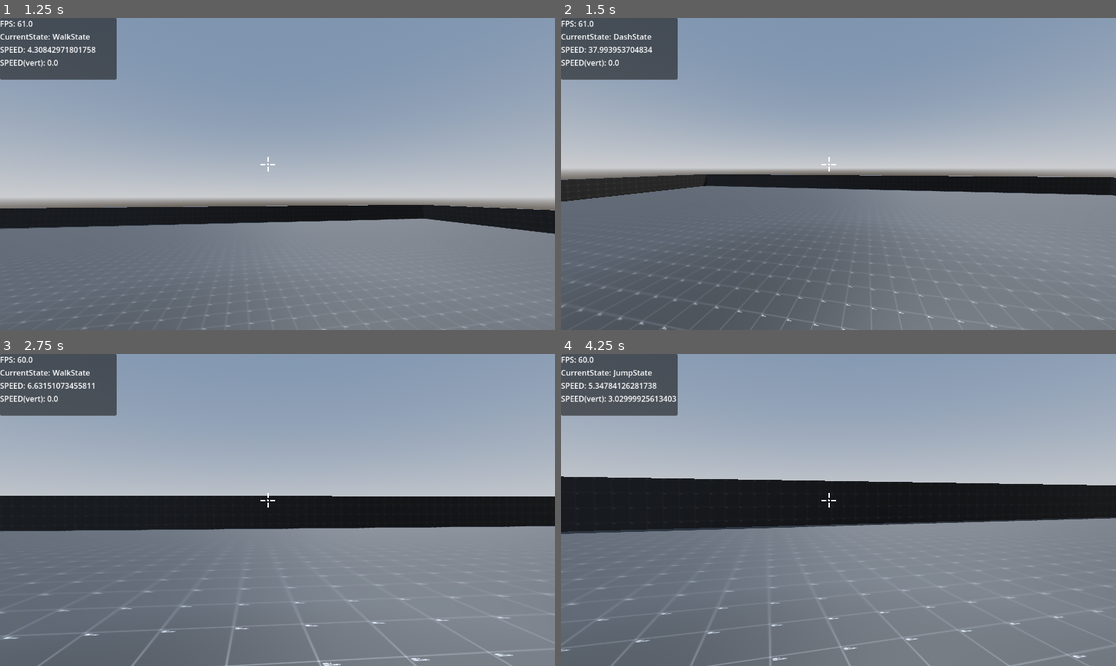
Above: before the commit, frames 1-4 (two rows, left to right).
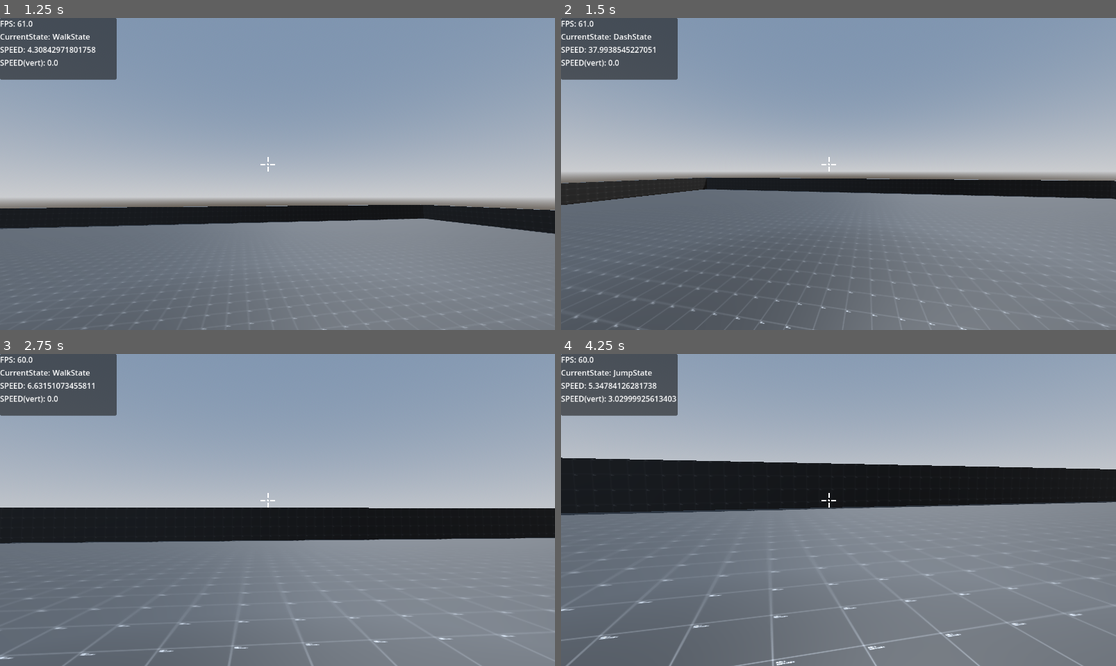
Above: after the commit, the same moments.

Repository: indieAYUSH/Godot-4.X-FPS-CONTROLLER-WITH-STATE-MACHINE-AND-INTERACTION-SYSTEM
Game: Godot game, scene res://Demo/prototyping_demo.tscn
Same seed, same stepped clock (60 frames per second), same inputs: the game is played once before the commit and once after it.
Inputs (mouse positions are in pixels of both pictures, inside the frame that each line leads up to):
- Up to frame 1 (1.25 s): move the mouse to (305, 174) at 0.52 s; hold W (forward) from 0.53 s (still down); tap Space (jump) at 0.6, 0.77, 1.07 s
- Up to frame 2 (1.5 s): keep holding W (forward); move the mouse to (810, 174) at 1.27 s; tap X (Dash) at 1.35 s
- Up to frame 3 (2.75 s): keep holding W (forward); tap Space (jump) at 1.52, 1.55, 1.82, 2.3 s; move the mouse to (288, 503) at 2.02 s; tap S (baackward) at 2.1 s
- Up to frame 4 (4.25 s): keep holding W (forward); move the mouse to (832, 516) at 2.77 s; tap C (crouch) at 2.85 s; tap Space (jump) at 3.02, 3.05, 3.32, 3.77, 3.8, 4.07 s; move the mouse to (877, 513) at 3.52 s; hold E (interact) from 3.53 s (still down)

Frame 1 is identical in both runs. In frame 2, 5.2% of the frame differs, in the area x 0-100%, y 9-100%; in frame 3, 9.0%; in frame 4, 13%, in the area x 0-100%, y 33-100%.

Commit message:
BUG FIXES AND jump sand land animation addition

Diff:
--- a/(-fsm)--fpp-controller-v2/player/scene/player.tscn
+++ b/(-fsm)--fpp-controller-v2/player/scene/player.tscn
@@ -54,6 +54,30 @@
 "update": 0,
 "values": [Vector3(0, -0.0815711, 0)]
 }
+tracks/2/type = "value"
+tracks/2/imported = false
+tracks/2/enabled = true
+tracks/2/path = NodePath("head/CameraControllerComponent/CameraJuice/rot_pivot/Camera3D:rotation")
+tracks/2/interp = 1
+tracks/2/loop_wrap = true
+tracks/2/keys = {
+"times": PackedFloat32Array(0),
+"transitions": PackedFloat32Array(1),
+"update": 0,
+"values": [Vector3(0, 0, 0)]
+}
+tracks/3/type = "value"
+tracks/3/imported = false
+tracks/3/enabled = true
+tracks/3/path = NodePath("head/CameraControllerComponent/CameraJuice/rot_pivot/Camera3D:position")
+tracks/3/interp = 1
+tracks/3/loop_wrap = true
+tracks/3/keys = {
+"times": PackedFloat32Array(0),
+"transitions": PackedFloat32Array(1),
+"update": 0,
+"values": [Vector3(0, 0, 0)]
+}
 
 [sub_resource type="Animation" id="Animation_nfsas"]
 resource_name = "crouch"
@@ -127,10 +151,68 @@
 "values": [Vector3(0, -0.0815711, 0), Vector3(0, -0.35367805, 0)]
 }
 
+[sub_resource type="Animation" id="Animation_w2vqi"]
+resource_name = "jump"
+length = 0.3
+tracks/0/type = "value"
+tracks/0/imported = false
+tracks/0/enabled = true
+tracks/0/path = NodePath("head/CameraControllerComponent/CameraJuice/rot_pivot/Camera3D:rotation")
+tracks/0/interp = 1
+tracks/0/loop_wrap = true
+tracks/0/keys = {
+"times": PackedFloat32Array(0, 0.17049819, 0.3),
+"transitions": PackedFloat32Array(1, 1, 1),
+"update": 0,
+"values": [Vector3(0, 0, 0), Vector3(-0.05235988, 0, 0), Vector3(0, 0, 0)]
+}
+tracks/1/type = "value"
+tracks/1/imported = false
+tracks/1/enabled = true
+tracks/1/path = NodePath("head/CameraControllerComponent/CameraJuice/rot_pivot/Camera3D:position")
+tracks/1/interp = 1
+tracks/1/loop_wrap = true
+tracks/1/keys = {
+"times": PackedFloat32Array(0, 0.17049819, 0.3),
+"transitions": PackedFloat32Array(1, 1, 1),
+"update": 0,
+"values": [Vector3(0, 0, 0), Vector3(0, -0.1, 0), Vector3(0, 0, 0)]
+}
+
+[sub_resource type="Animation" id="Animation_ojh3p"]
+resource_name = "land"
+length = 0.3
+tracks/0/type = "value"
+tracks/0/imported = false
+tracks/0/enabled = true
+tracks/0/path = NodePath("head/CameraControllerComponent/CameraJuice/rot_pivot/Camera3D:rotation")
+tracks/0/interp = 1
+tracks/0/loop_wrap = true
+tracks/0/keys = {
+"times": PackedFloat32Array(0, 0.17049819, 0.3),
+"transitions": PackedFloat32Array(1, 1, 1),
+"update": 0,
+"values": [Vector3(0, 0, 0), Vector3(0.05235988, 0, 0), Vector3(0, 0, 0)]
+}
+tracks/1/type = "value"
+tracks/1/imported = false
+tracks/1/enabled = true
+tracks/1/path = NodePath("head/CameraControllerComponent/CameraJuice/rot_pivot/Camera3D:position")
+tracks/1/interp = 1
+tracks/1/loop_wrap = true
+tracks/1/keys = {
+"times": PackedFloat32Array(0, 0.17049819, 0.3),
+"transitions": PackedFloat32Array(1, 1, 1),
+"update": 0,
+"values": [Vector3(0, 0, 0), Vector3(0, 0.1, 0), Vector3(0, 0, 0)]
+}
+
 [sub_resource type="AnimationLibrary" id="AnimationLibrary_h4jra"]
 _data = {
 &"RESET": SubResource("Animation_iqofo"),
 &"crouch": SubResource("Animation_nfsas"),
+&"jump": SubResource("Animation_w2vqi"),
+&"land": SubResource("Animation_ojh3p"),
 &"standing": SubResource("Animation_hu6bb"),
 &"uncrouch": SubResource("Animation_h4jra")
 }
--- a/(-fsm)--fpp-controller-v2/player/states/PlayerMovementState.gd
+++ b/(-fsm)--fpp-controller-v2/player/states/PlayerMovementState.gd
@@ -1,7 +1,8 @@
 class_name PlayerMovementState extends State
 
 @export var Player : PlayerController
-
+var PlayerAnimation : AnimationPlayer
 func _ready():
 	await owner.ready
 	Player = owner as PlayerController
+	PlayerAnimation = Player.get_node("PlayerAnimation") as AnimationPlayer
--- a/(-fsm)--fpp-controller-v2/player/states/falling_state.gd
+++ b/(-fsm)--fpp-controller-v2/player/states/falling_state.gd
@@ -26,6 +26,7 @@
 
 	if Player.is_on_floor():
 		change_state.emit("IdleState")
+		PlayerAnimation.play("land")
 
 func exit()-> void:
 	Player.CameraJuice_Component.rot_pivot_x_rot_amount = 0.0
--- a/(-fsm)--fpp-controller-v2/player/states/jump_state.gd
+++ b/(-fsm)--fpp-controller-v2/player/states/jump_state.gd
@@ -8,6 +8,7 @@
 
 func enter()->void:
 	Player.velocity.y += jump_force
+	PlayerAnimation.play("jump")
 
 func _update(delta : float) -> void:
 
@@ -23,3 +24,6 @@
 func physics_update(delta : float)-> void:
 	Player.update_gravity(delta)
 	Player.update_movement(speed*InputMultiplier , acceleration , deacceleration)
+
+func exit()-> void:
+	PlayerAnimation.play("land")
Not shown: 1 places in (-fsm)--fpp-controller-v2/player/scene/player.tscn that only renumber resources
